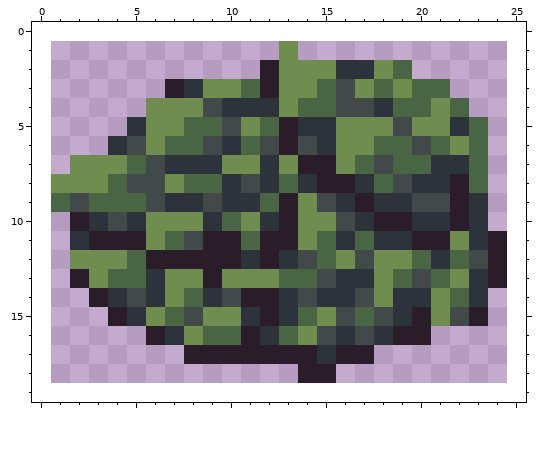
A pixel-art file gets an edit: art/objects/bush2.ase. The picture above is the old version.
24x18 pixels, 1 frame. The old version is drawn lined up with the new one, on the new canvas.
The result:
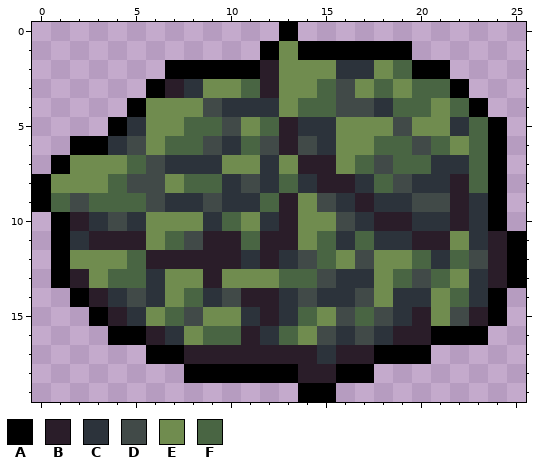
Palette (. is transparent): A #000000  B #2a1d29  C #2c333b  D #414a48  E #708c4f  F #496543
What changed:
{"change": "canvas 24x18 -> 26x20, the old top-left corner now at 1,1"}
{"y":0,"x":13,"old":".","new":"A"}
{"y":1,"x":12,"old":".","new":"A"}
{"y":1,"x":14,"old":"......","new":"AAAAAA"}
{"y":2,"x":7,"old":".....","new":"AAAAA"}
{"y":2,"x":20,"old":"..","new":"AA"}
{"y":3,"x":6,"old":".","new":"A"}
{"y":3,"x":22,"old":".","new":"A"}
{"y":4,"x":5,"old":".","new":"A"}
{"y":4,"x":23,"old":".","new":"A"}
{"y":5,"x":4,"old":".","new":"A"}
{"y":5,"x":24,"old":".","new":"A"}
{"y":6,"x":2,"old":"..","new":"AA"}
{"y":6,"x":24,"old":".","new":"A"}
{"y":7,"x":1,"old":".","new":"A"}
{"y":7,"x":24,"old":".","new":"A"}
{"y":8,"x":0,"old":".","new":"A"}
{"y":8,"x":24,"old":".","new":"A"}
{"y":9,"x":0,"old":".","new":"A"}
{"y":9,"x":24,"old":".","new":"A"}
{"y":10,"x":1,"old":".","new":"A"}
{"y":10,"x":24,"old":".","new":"A"}
{"y":11,"x":1,"old":".","new":"A"}
{"y":11,"x":25,"old":".","new":"A"}
{"y":12,"x":1,"old":".","new":"A"}
{"y":12,"x":25,"old":".","new":"A"}
{"y":13,"x":1,"old":".","new":"A"}
{"y":13,"x":25,"old":".","new":"A"}
{"y":14,"x":2,"old":".","new":"A"}
{"y":14,"x":24,"old":".","new":"A"}
{"y":15,"x":3,"old":".","new":"A"}
{"y":15,"x":24,"old":".","new":"A"}
{"y":16,"x":4,"old":"..","new":"AA"}
{"y":16,"x":21,"old":"...","new":"AAA"}
{"y":17,"x":6,"old":"..","new":"AA"}
{"y":17,"x":18,"old":"...","new":"AAA"}
{"y":18,"x":8,"old":"......","new":"AAAAAA"}
{"y":18,"x":16,"old":"..","new":"AA"}
{"y":19,"x":14,"old":"..","new":"AA"}
{"label":"added","picture_box":[32,22,526,402]}
